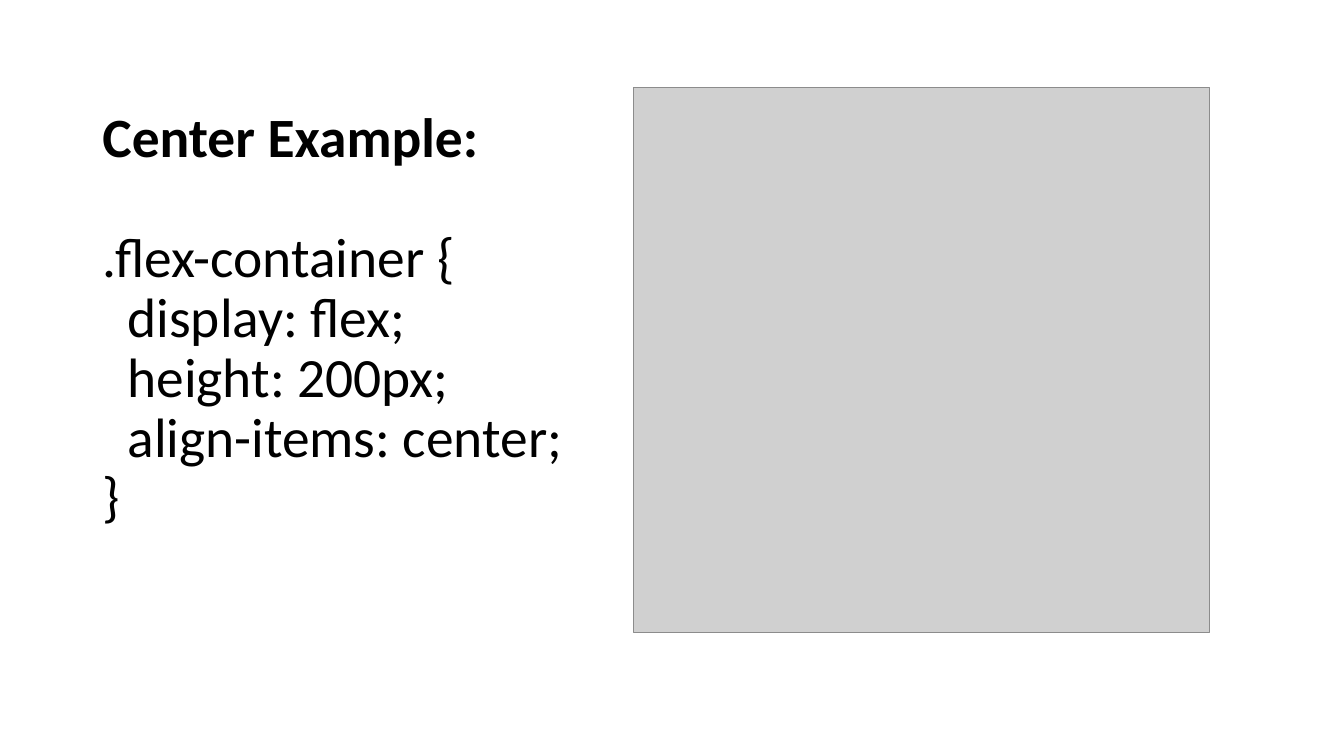
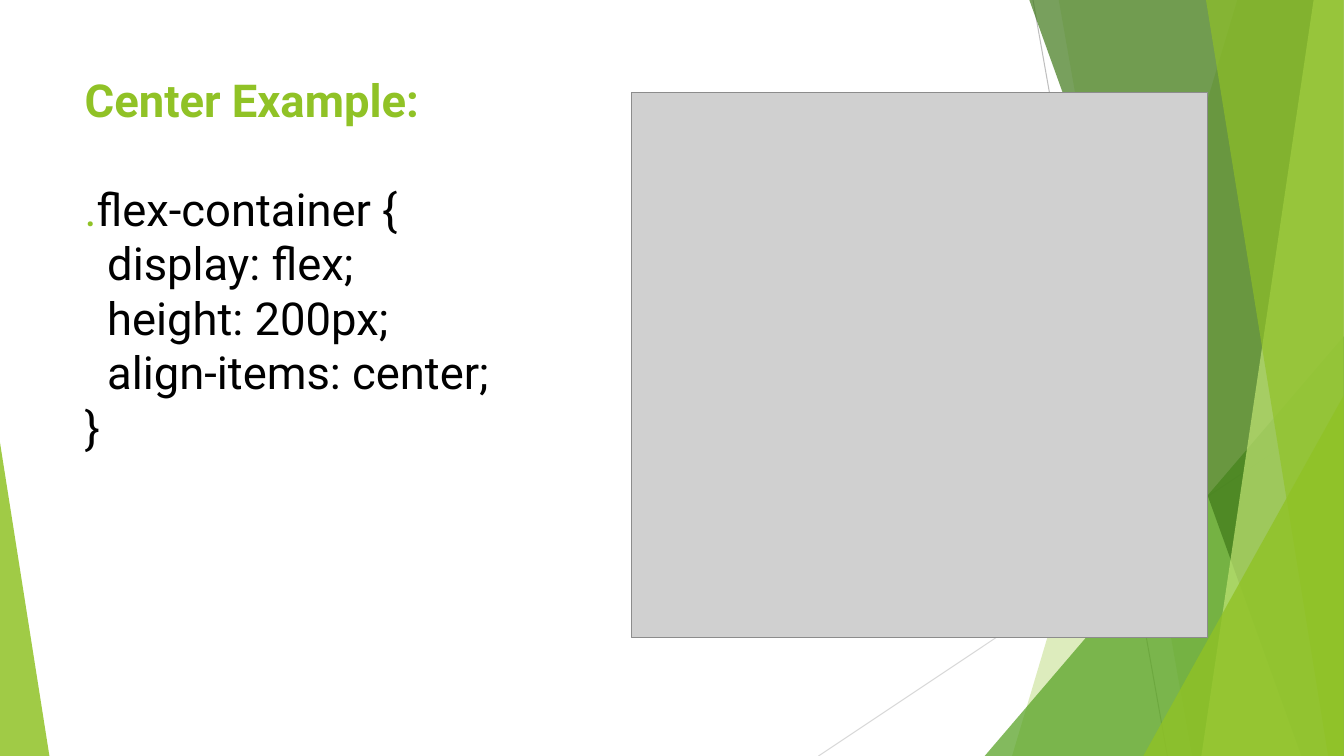
Before and after one commit to joeSuchan/flexboxProject, a slide deck: slide 16 of FlexBox 1D.pptx (slide 15 before the commit). Drawn at 1344x756 pixels with LibreOffice and Linux fonts; fonts in the diff are those of the drawing; grey boxes stand for pictures. Boxes give left, top, right and bottom in pixels: in the first picture for what was removed or moved away, otherwise in the second. Text is boxed around its words. In the diff, an @@ line names an element or a change of style, - is before the commit and + after.

```diff
--- a/FlexBox 1D.pptx
+++ b/FlexBox 1D.pptx
@@ title "Center Example: .flex-container { display: ..." at [85, 83, 489, 399]: vertical alignment middle to top @@
@@ title at [85, 83, 489, 399]: text changed; size 39.6 to 32.4 pt; font Calibri to Roboto @@
-.flex-container {
-Center Example:
-.flex-container {
-display: flex;
-height: 200px;
-align-items: center;
-}
+Center Example:
+.flex-container {
+display: flex;
+height: 200px;
+align-items: center;
+}
@@ picture: place and size @@
-picture at [633, 88, 1210, 633]
+picture at [632, 93, 1209, 638]
@@ group added at [0, 0, 1344, 756]: 5 freeform shapes, 3 triangles, 2 lines @@
```
Also in this commit, not shown: 26 other slides changed, 2 slides added.
